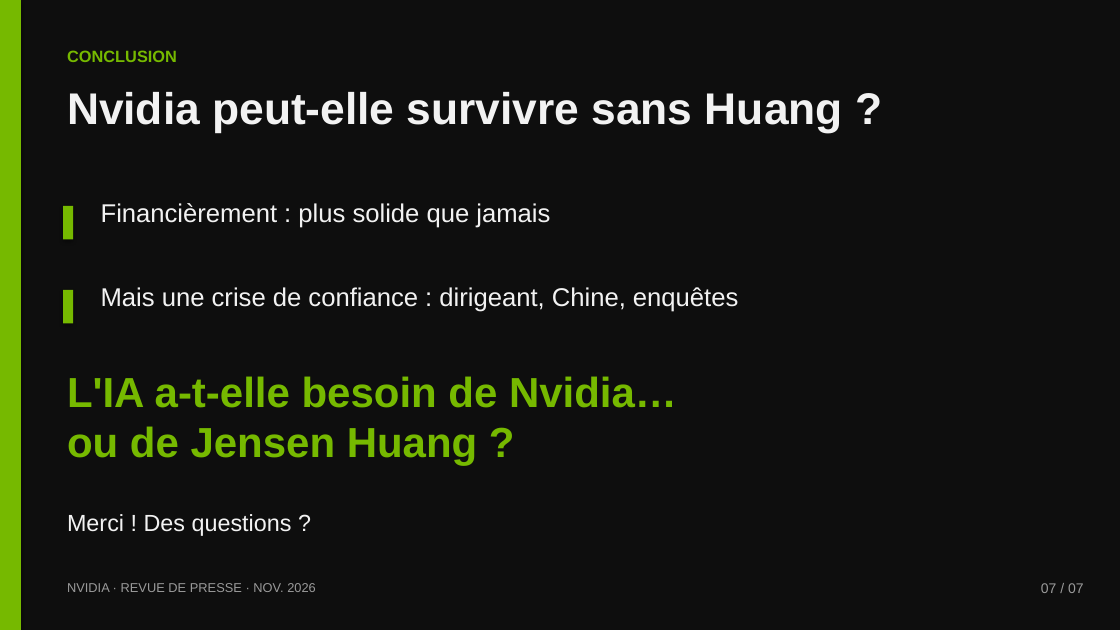
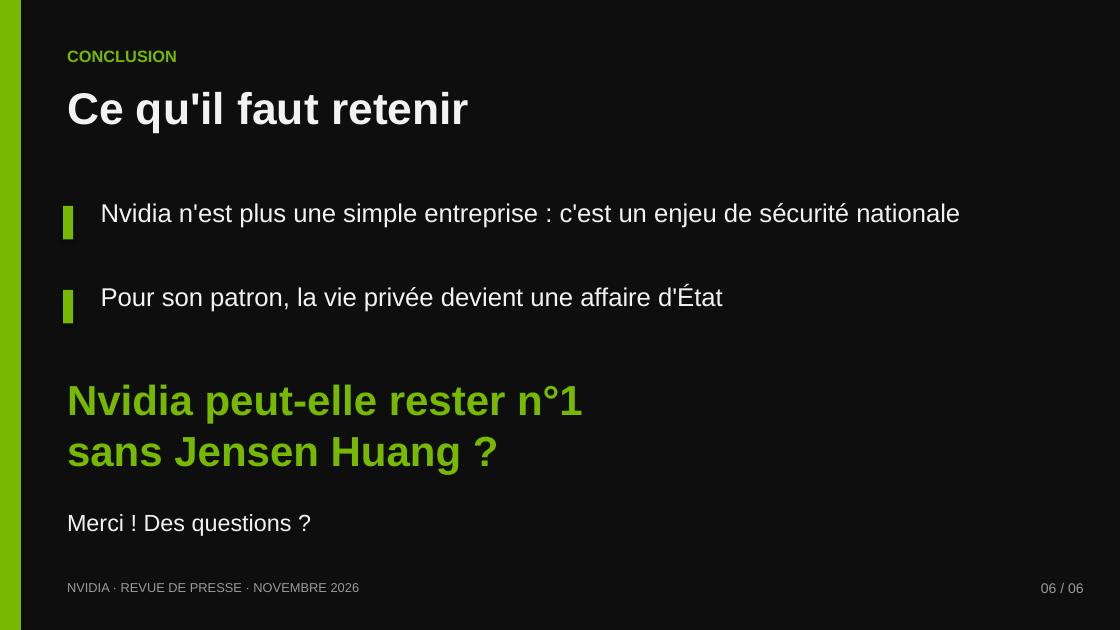
Before and after one commit to dehamnaadam-hue/Encole, a slide deck: slide 6 of nvidia/Nvidia-revue-de-presse.pptx (slide 7 before the commit). Drawn at 1120x630 pixels with LibreOffice and Linux fonts; fonts in the diff are those of the drawing. Boxes give left, top, right and bottom in pixels: in the first picture for what was removed or moved away, otherwise in the second. Text is boxed around its words. In the diff, an @@ line names an element or a change of style, - is before the commit and + after.

```diff
--- a/nvidia/Nvidia-revue-de-presse.pptx
+++ b/nvidia/Nvidia-revue-de-presse.pptx
@@ text at box(67, 92, 469, 132): text changed @@
-Nvidia peut-elle survivre sans Huang ?
+Ce qu'il faut retenir
@@ text at box(101, 203, 960, 228): text changed @@
-Financièrement : plus solide que jamais
+Nvidia n'est plus une simple entreprise : c'est un enjeu de sécurité nationale
@@ text at box(101, 286, 723, 312): text changed @@
-Mais une crise de confiance : dirigeant, Chine, enquêtes
+Pour son patron, la vie privée devient une affaire d'État
@@ text at box(67, 384, 583, 474): text changed @@
-L'IA a-t-elle besoin de Nvidia…
-ou de Jensen Huang ?
+Nvidia peut-elle rester n°1
+sans Jensen Huang ?
@@ text at box(67, 583, 360, 592): text changed @@
-NVIDIA · REVUE DE PRESSE · NOV. 2026
+NVIDIA · REVUE DE PRESSE · NOVEMBRE 2026
@@ text at box(1041, 583, 1084, 593): text changed @@
-07 / 07
+06 / 06
```
Also in this commit, not shown: 2 other slides changed, 3 slides added, 4 slides removed, 1 other file.
